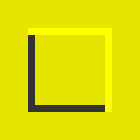
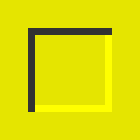
Layers edited between the first and the second w=140, h=140 image:
painted on "mino" over [left=28, top=28, right=112, bottom=112]
